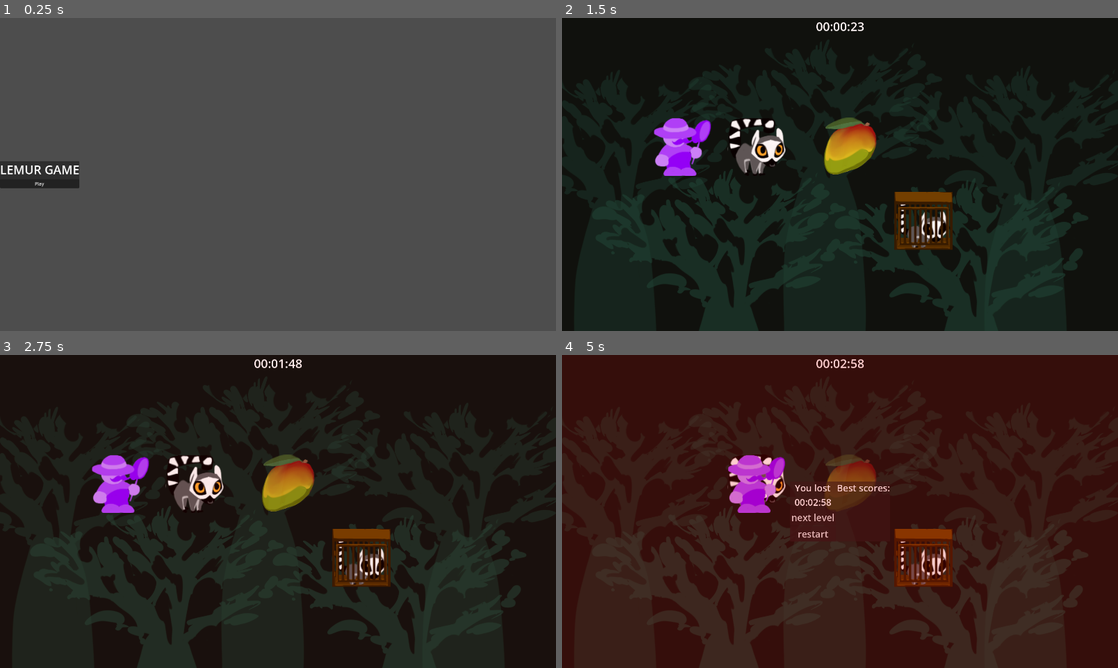
Above: before the commit, frames 1-4 (two rows, left to right).
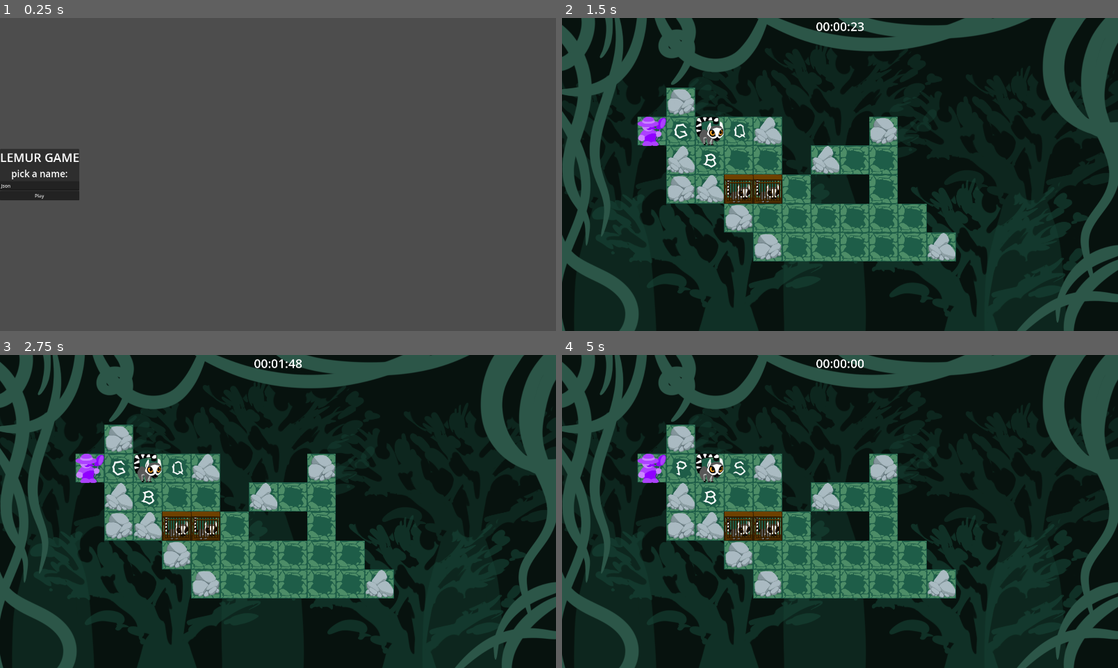
Above: after the commit, the same moments.

Repository: Bkasprzyk2077/HackYeah
Game: Godot game, scene res://levels/menu.tscn
The game is run twice, just before and just after one commit, with the same random seed, the same clock (stepped at 60 frames per second) and the same inputs. This scene is started directly instead of the project's main scene.
Inputs (mouse positions are in pixels of both pictures, inside the frame that each line leads up to):
- Up to frame 1 (0.25 s): no input
- Up to frame 2 (1.5 s): click "Play" at 0.5 s; tap Enter at 1.25 s; move the mouse to (962, 158) at 1.27 s
- Up to frame 3 (2.75 s): move the mouse to (166, 527) at 2.02 s
- Up to frame 4 (5 s): move the mouse to (895, 442) at 2.77 s; move the mouse to (812, 574) at 3.52 s; click "restart" at 4.25 s

The runs differ from the first frame. In frame 1, 1.4% of the frame differs, in the area x 0-15%, y 41-59%; in frame 2, 32%; in frame 3, 32%; in frame 4, 100%, in the area x 0-100%, y 0-100%.
Error before the commit: Invalid access to property or key '(-4, -2)' on a base object of type 'Dictionary'. (res://levels/main.gd:83)

Commit message:
name_pick

Diff:
--- a/GlobalFunctions.gd
+++ b/GlobalFunctions.gd
@@ -1,6 +1,7 @@
 extends Node
 
 class_name Global
+var player_name = "Json"
 
 func _ready():
 	SilentWolf.configure({
@@ -14,9 +15,5 @@
 	})
 
 
-#func _process(delta):
-	#if Input.is_action_just_pressed("toggle_fullscreen"):
-		#if DisplayServer.window_get_mode() == DisplayServer.WINDOW_MODE_MAXIMIZED:
-			#DisplayServer.window_set_mode(DisplayServer.WINDOW_MODE_WINDOWED)
-		#else:
-			#DisplayServer.window_set_mode(DisplayServer.WINDOW_MODE_MAXIMIZED)
+func pick_name(name):
+	player_name = name
--- a/levels/menu.gd
+++ b/levels/menu.gd
@@ -13,4 +13,5 @@
 
 
 func _on_play_button_pressed():
-	get_tree().change_scene_to_file("res://levels/main.tscn")
+	GlobalFunctions.pick_name($PanelContainer/VBoxContainer/LineEdit.text)
+	get_tree().change_scene_to_file("res://levels/level_1.tscn")
--- a/levels/menu.tscn
+++ b/levels/menu.tscn
@@ -22,6 +22,16 @@
 theme_override_font_sizes/font_size = 42
 text = "LEMUR GAME"
 
+[node name="Label2" type="Label" parent="PanelContainer/VBoxContainer"]
+layout_mode = 2
+theme_override_font_sizes/font_size = 32
+text = "pick a name:"
+horizontal_alignment = 1
+
+[node name="LineEdit" type="LineEdit" parent="PanelContainer/VBoxContainer"]
+layout_mode = 2
+text = "Json"
+
 [node name="PlayButton" type="Button" parent="PanelContainer/VBoxContainer"]
 layout_mode = 2
 text = "Play"
--- a/ui/interface.gd
+++ b/ui/interface.gd
@@ -30,7 +30,7 @@
 	if win:
 		win_lose_label.text = "You won"
 		$WinSound.play()
-		var name_and_lvl = str("player_1", get_parent().name)
+		var name_and_lvl = str(GlobalFunctions.player_name, get_parent().name)
 		var sw_result: Dictionary = await SilentWolf.Scores.save_score(name_and_lvl, elapsed_time).sw_save_score_complete
 		print("Score persisted successfully: " + str(sw_result.score_id))
 	else:
@@ -50,7 +50,7 @@
 			continue
 		var player_name = name_and_lvl.replace(level, "")
 		var time_score = format_time(score["score"])
-		label.text = str(level, player_name, ": ", time_score)
+		label.text = str(player_name, ": ", time_score)
 		scores_container.add_child(label)
 	#print("Scores: " + str(sw_result.scores))
 
